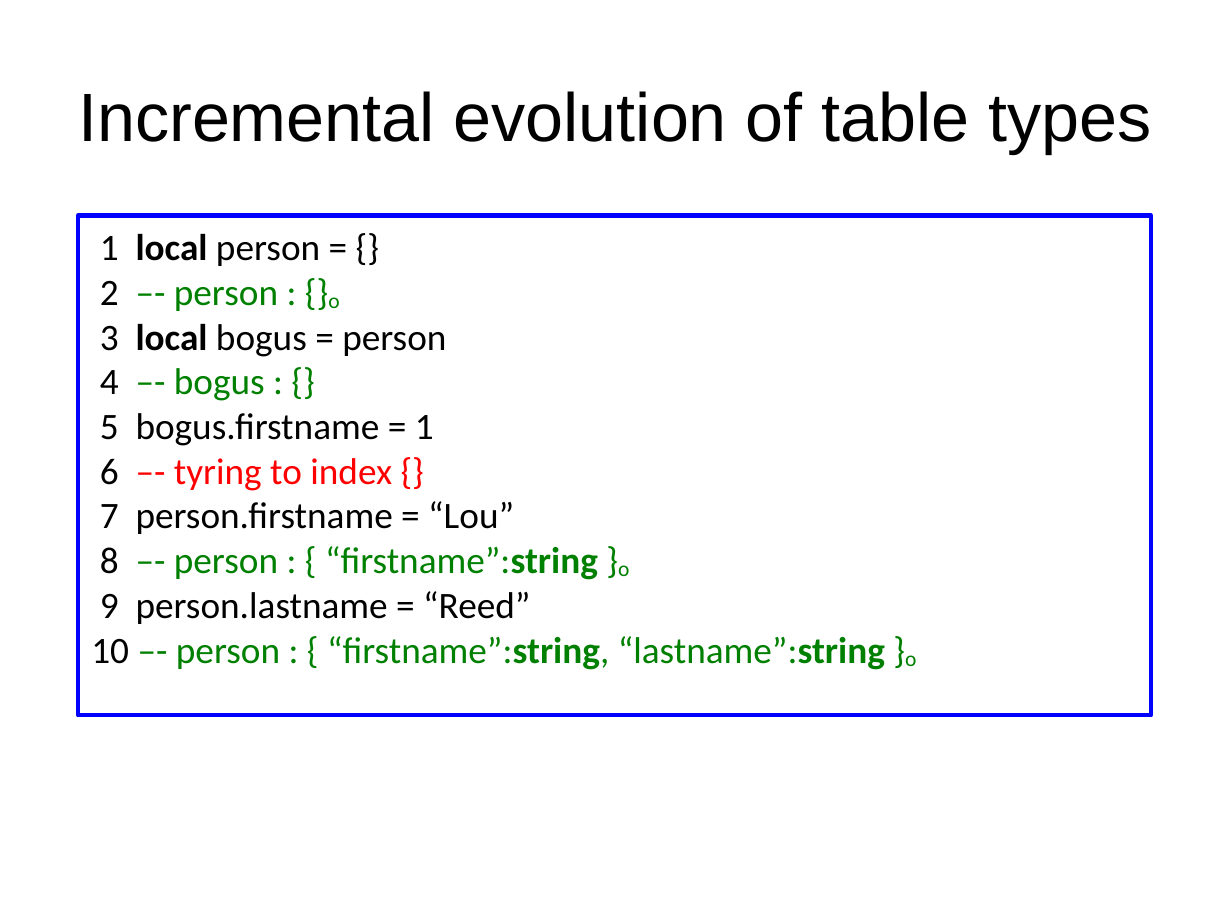
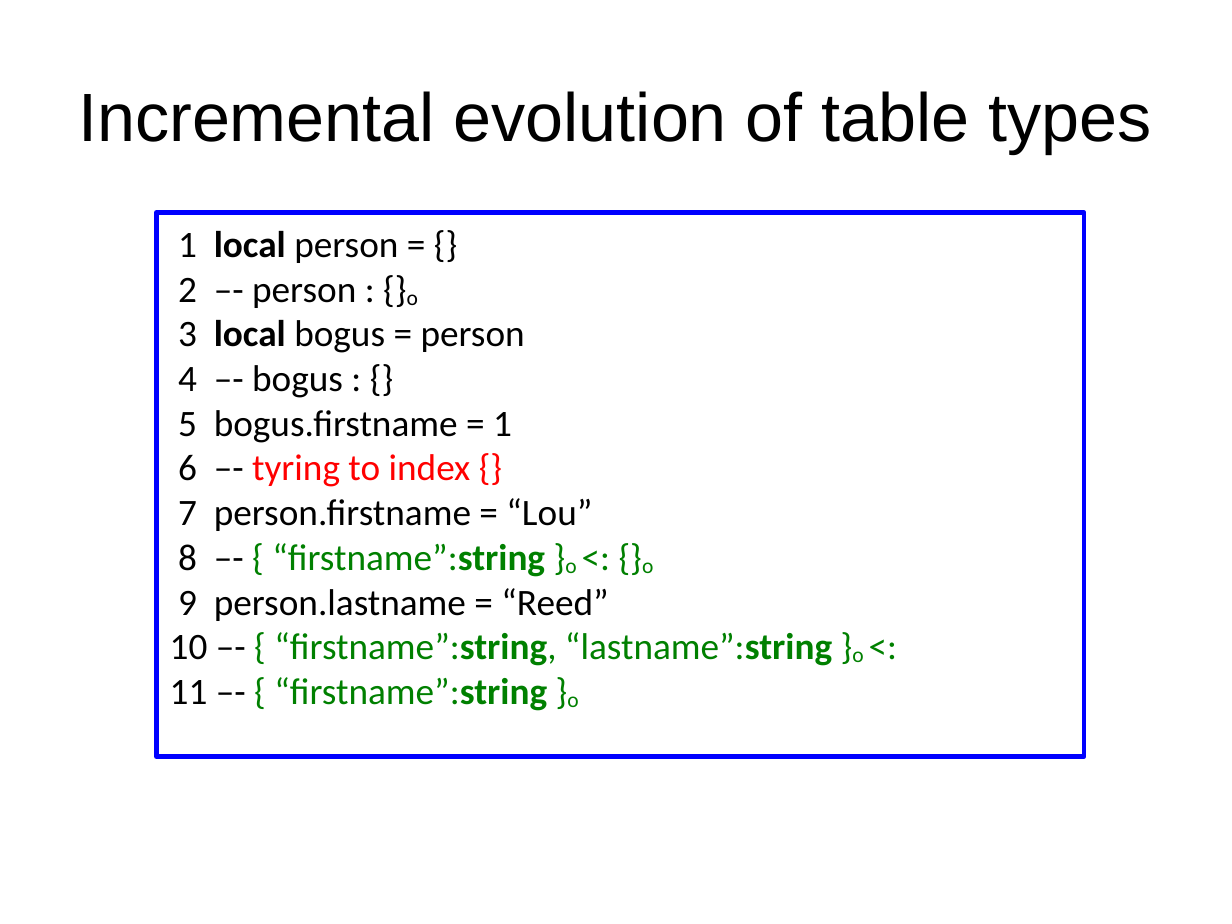
Before and after one commit to andremm/typedlua, a slide deck: slide 25 of doc/slides/dyla2014.odp (slide 24 before the commit). Drawn at 1232x924 pixels with LibreOffice and Linux fonts; fonts in the diff are those of the drawing. Boxes give left, top, right and bottom in pixels: in the first picture for what was removed or moved away, otherwise in the second. Text is boxed around its words. In the diff, an @@ line names an element or a change of style, - is before the commit and + after.

Commit message:
Cosmetic changes to the first version of the slides for Dyla 2014

```diff
--- a/doc/slides/dyla2014.odp
+++ b/doc/slides/dyla2014.odp
@@ rectangle "1 local person = {}": place and size @@
-rectangle "1 local person = {}" at (78,216,1152,715)
+rectangle "1 local person = {}" at (157,212,1084,757)
@@ text in rectangle at (178,277,471,487): text colour #008000 to #000000 in "–- person : {}o", "–- bogus : {}"; text colour #FF0000 to #000000 in "–-" @@
@@ text in rectangle at (178,543,653,577): text changed @@
-8 –- person : { “firstname”:string }o
+8 –- { “firstname”:string }o <: {}o
@@ text in rectangle at (170,632,863,711): text changed @@
-10 –- person : { “firstname”:string, “lastname”:string }o
+10 –- { “firstname”:string, “lastname”:string }o <:
+11 –- { “firstname”:string }o
```
Also in this commit, not shown: 20 other slides changed, 1 slide added.
